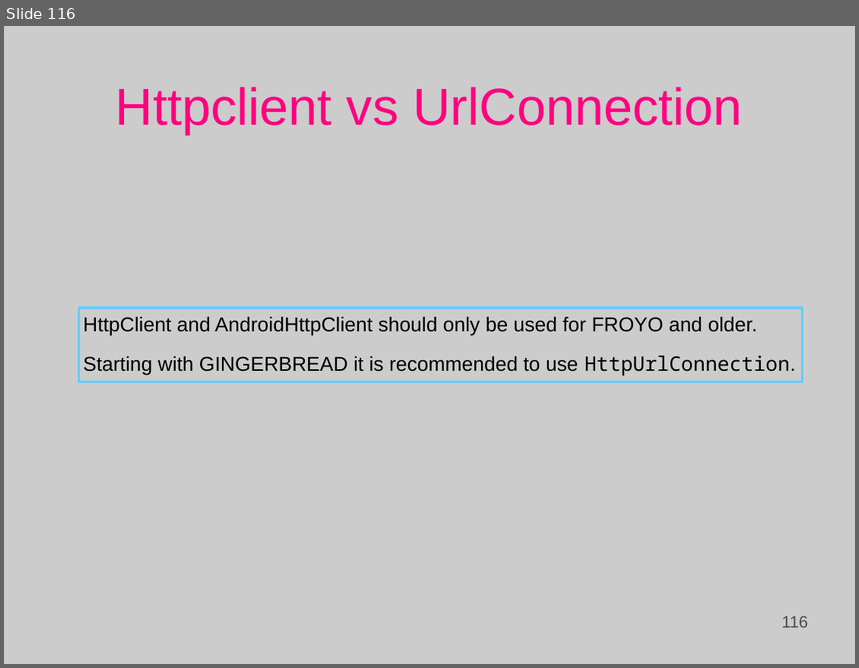
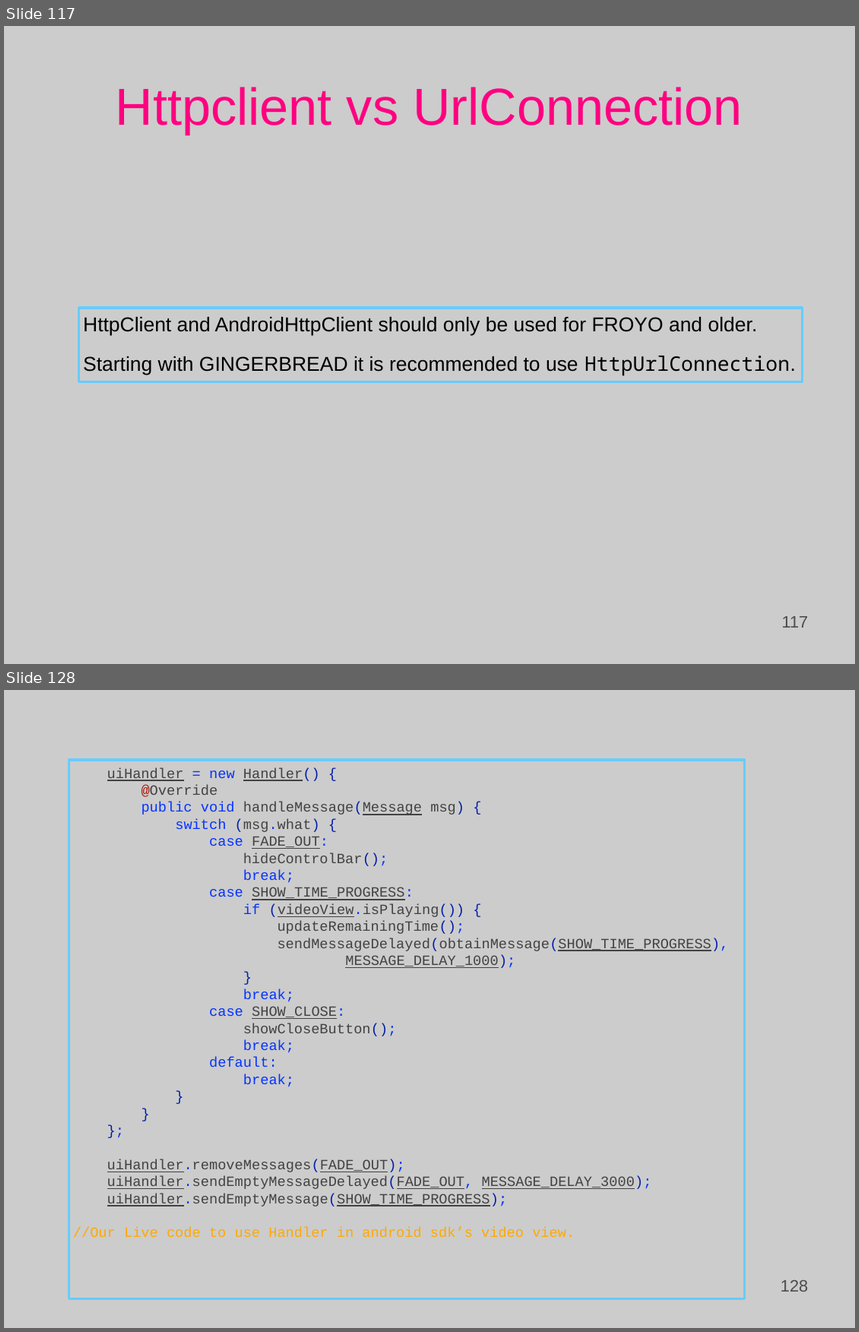
Before and after one commit to Basis-Android-Training/basis-android-training, a slide deck: Batch 12/Course lectures.ppt. Shown one above the other, each under a label of ours: slide 116 before the commit, slides 117 and 128 after it; the slides between them are not shown. The pictures are 859x668 and 859x1332 pixels, drawn with LibreOffice and Linux fonts; fonts in the diff are those of the drawing; background and template pictures are left out. Boxes give left, top, right and bottom in pixels: in the first picture for what was removed or moved away, otherwise in the second. Text is boxed around its words. In the diff, an @@ line names an element or a change of style, - is before the commit and + after.

```diff
--- a/Batch 12/Course lectures.ppt
+++ b/Batch 12/Course lectures.ppt
@@ slide 128 added at [4,690,855,1328], background picture (left out) @@
@@ freeform shape added at [69,760,744,1300], outline #66CCFF 2.01 pt, 12 pt, text #424242 @@
+uiHandler = new Handler() {
+@Override
+public void handleMessage(Message msg) {
+switch (msg.what) {
+case FADE_OUT:
+hideControlBar();
+break;
+case SHOW_TIME_PROGRESS:
+if (videoView.isPlaying()) {
+updateRemainingTime();
+sendMessageDelayed(obtainMessage(SHOW_TIME_PROGRESS),
+MESSAGE_DELAY_1000);
+}
+break;
+case SHOW_CLOSE:
+showCloseButton();
+break;
+default:
+break;
+}
+}
+};
+uiHandler.removeMessages(FADE_OUT);
+uiHandler.sendEmptyMessageDelayed(FADE_OUT, MESSAGE_DELAY_3000);
+uiHandler.sendEmptyMessage(SHOW_TIME_PROGRESS);
+//Our Live code to use Handler in android sdk’s video view.
@@ page number added at [614,1271,813,1298], 14 pt, text #4C4C4C @@
+128
@@ what was slide 116 is now slide 117 @@
@@ page number at [782,617,809,628]: text changed @@
-116
+117
```
Also in this commit, not shown: 25 other slides added, 31 other files.
